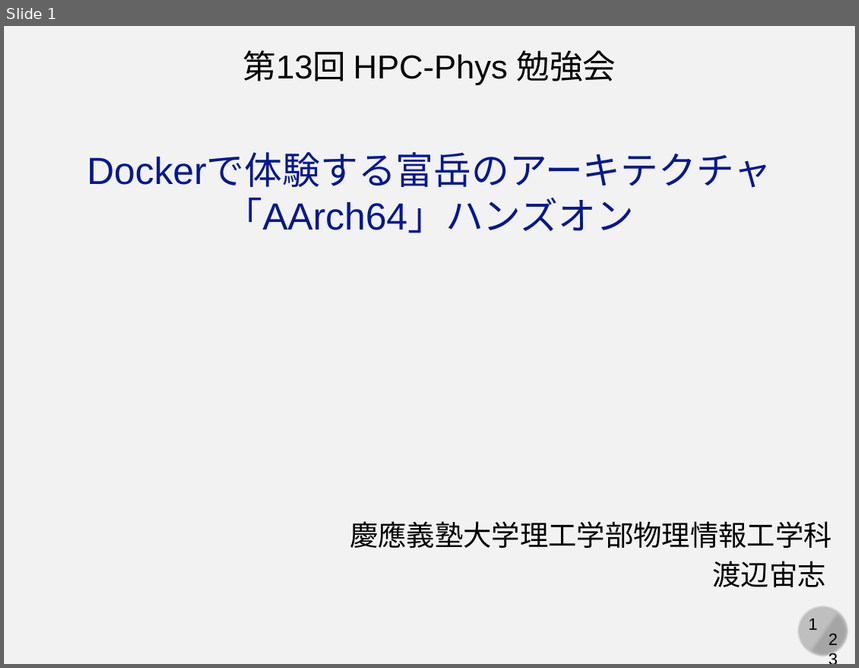
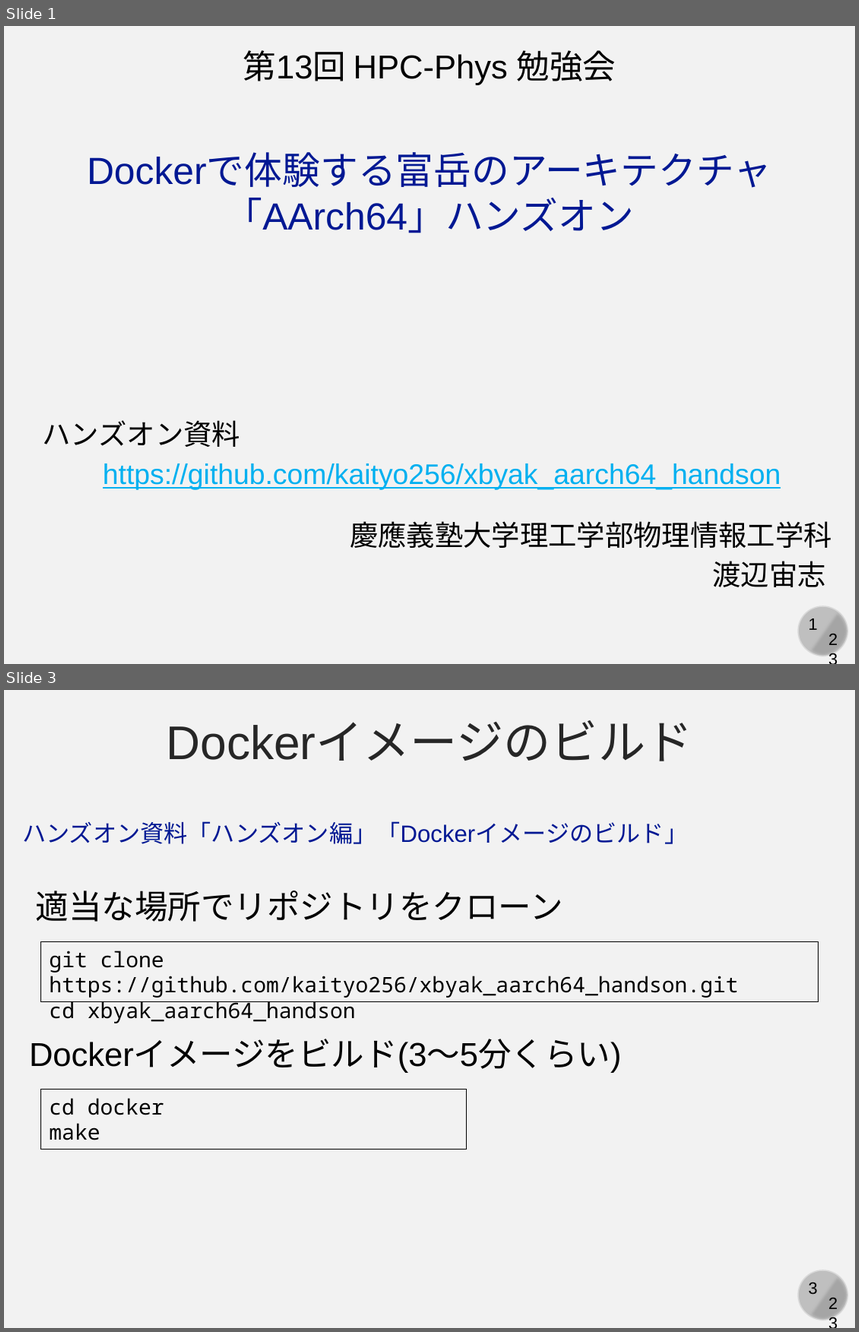
Before and after one commit to kaityo256/xbyak_aarch64_handson, a slide deck: slide/xbyak_aarch64.pptx. Shown one above the other, each under a label of ours: slide 1 before the commit, slides 1 and 3 after it; the slides between them are not shown. The pictures are 859x668 and 859x1332 pixels, drawn with LibreOffice and Linux fonts; fonts in the diff are those of the drawing. Boxes give left, top, right and bottom in pixels: in the first picture for what was removed or moved away, otherwise in the second. Text is boxed around its words. In the diff, an @@ line names an element or a change of style, - is before the commit and + after.

```diff
--- a/slide/xbyak_aarch64.pptx
+++ b/slide/xbyak_aarch64.pptx
@@ slide 3 added at [4, 690, 855, 1328], background #F2F2F2; not listed: 4 template elements that a slide beside it also shows @@
@@ text added at [167, 721, 693, 761], 40 pt, text #262626 @@
+Dockerイメージのビルド
@@ text added at [22, 821, 688, 844], 20 pt, text #011893 @@
+ハンズオン資料「ハンズオン編」「Dockerイメージのビルド」
@@ text added at [36, 891, 563, 922], 28 pt, text #000000 @@
+適当な場所でリポジトリをクローン
@@ rectangle added at [40, 942, 818, 1002], outline #000000 0.75 pt, 18 pt, text #000000 @@
+git clone https://github.com/kaityo256/xbyak_aarch64_handson.git
+cd xbyak_aarch64_handson
@@ text added at [29, 1040, 622, 1073], 28 pt, text #000000 @@
+Dockerイメージをビルド(3～5分くらい)
@@ rectangle added at [40, 1089, 466, 1150], outline #000000 0.75 pt, 18 pt, text #000000 @@
+cd docker
+make
@@ slide 1 changed as well @@
@@ text added at [43, 420, 241, 447], 24 pt, text #000000 @@
+ハンズオン資料
@@ text added at [103, 464, 781, 490], 24 pt, text #00B0F0, underline @@
+https://github.com/kaityo256/xbyak_aarch64_handson
```
Also in this commit, not shown: 2 other slides added, 1 other file.
